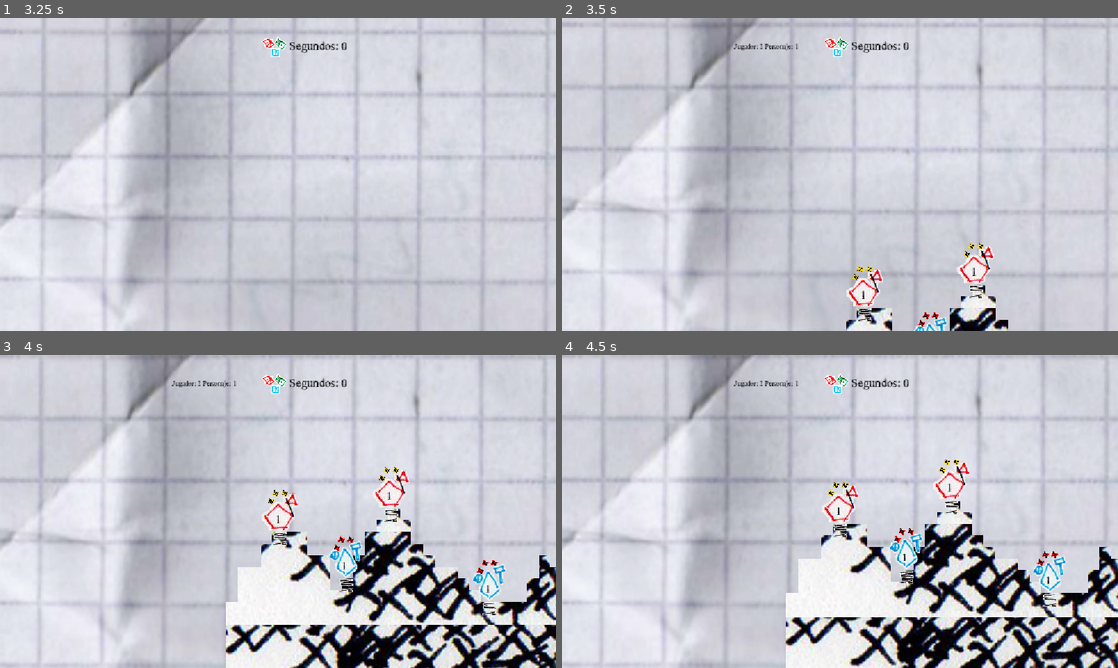
Above: before the commit, frames 1-4 (two rows, left to right).
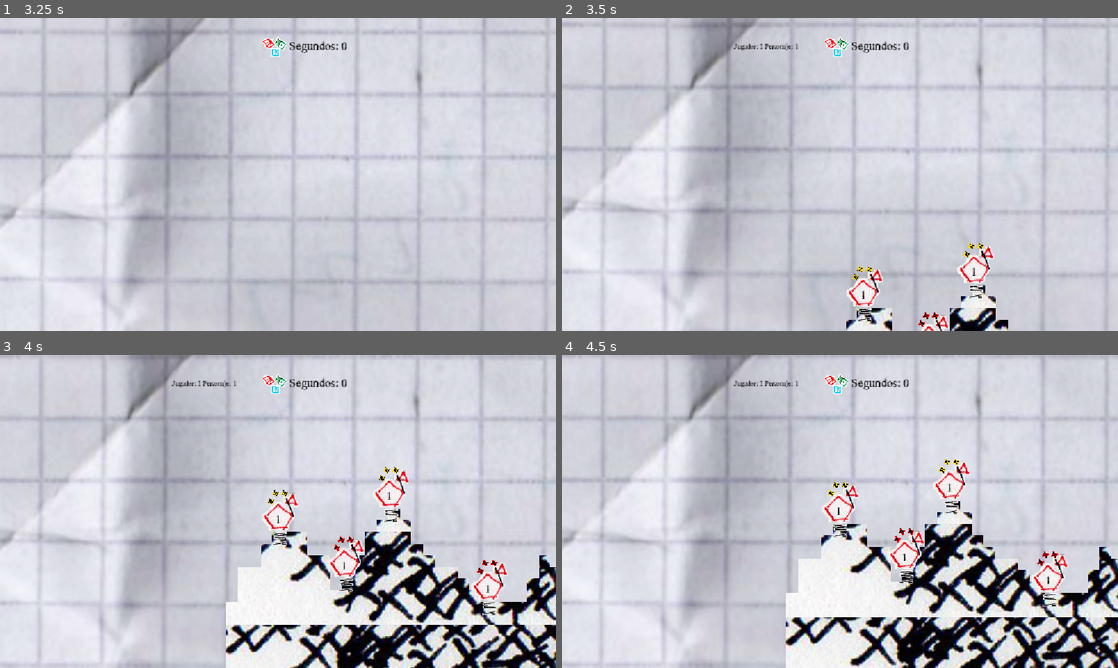
Above: after the commit, the same moments.

Repository: Pablo7776/Motores_Graficos
Game: Godot game, scene res://Escenas/menu_principal.tscn
Same seed, same stepped clock (60 frames per second), same inputs: the game is played once before the commit and once after it. The engine's default icon, where the game draws it, is replaced by a stand-in: a white triangle on a blue panel in a dark square.
Inputs (mouse positions are in pixels of both pictures, inside the frame that each line leads up to):
- Up to frame 1 (3.25 s): click "INICIAR" at 0.5 s; click "VOLVER" at 1.25 s; click "INICIAR" at 2 s; click "CONTINUAR" at 2.75 s
- Up to frame 2 (3.5 s): no input
- Up to frame 3 (4 s): move the mouse to (400, 495) at 3.52 s; hold Right (mover_derecha) from 3.53 s (still down); click (400, 495) at 3.6 s; tap Space (saltar) at 3.77 s
- Up to frame 4 (4.5 s): keep holding Right (mover_derecha); move the mouse to (728, 527) at 4.27 s; click (728, 527) at 4.35 s

Frame 1 is identical in both runs. In frame 2, 0.1% of the frame differs, in the area x 63-70%, y 94-100%; in frame 3, 0.8%; in frame 4, 0.8%, in the area x 58-91%, y 56-81%.

Commit message:
creacion de castigador y cavador
nuevos pj

Diff:
--- a/da-2-zafarrancho/gestor_de_turnos_v_2.gd
+++ b/da-2-zafarrancho/gestor_de_turnos_v_2.gd
@@ -34,7 +34,7 @@
 	for i in range(jugadores):
 		equipos[i] = {"turno_propio": turno_personaje, "personajes_propios":[]}
 		for j in range(personajes):
-			var tipo_de_clase = "base"
+			var tipo_de_clase = "cavador"
 			if clases_elegidas.size() > 0:
 				tipo_de_clase = clases_elegidas[i][j]
 			#var nuevo_pj = personaje.instantiate()
--- a/da-2-zafarrancho/modulos/componentes/SpawnerPersonajes.tscn
+++ b/da-2-zafarrancho/modulos/componentes/SpawnerPersonajes.tscn
@@ -2,9 +2,11 @@
 
 [ext_resource type="Script" uid="uid://btwta2pq7ipav" path="res://modulos/componentes/spawner_personajes.gd" id="1_vk8of"]
 [ext_resource type="PackedScene" uid="uid://canl8j7cm4psw" path="res://modulos/personajes/personaje_base.tscn" id="2_l1u7n"]
-[ext_resource type="PackedScene" uid="uid://2ttgvq48wkkb" path="res://modulos/personajes/cazador.tscn" id="3_dsm6w"]
+[ext_resource type="PackedScene" uid="uid://jigvumupmit3" path="res://modulos/personajes/cavador.tscn" id="3_dsm6w"]
+[ext_resource type="PackedScene" uid="uid://cyg0oj2jvgiw4" path="res://modulos/personajes/castigador.tscn" id="4_mrlyp"]
 
 [node name="SpawnerPersonajes" type="Node" unique_id=153230285]
 script = ExtResource("1_vk8of")
 personaje_base = ExtResource("2_l1u7n")
-personaje_cazador = ExtResource("3_dsm6w")
+personaje_cavador = ExtResource("3_dsm6w")
+personaje_castigador = ExtResource("4_mrlyp")
--- a/da-2-zafarrancho/modulos/componentes/spawner_personajes.gd
+++ b/da-2-zafarrancho/modulos/componentes/spawner_personajes.gd
@@ -3,8 +3,8 @@
 
 
 @export var personaje_base : PackedScene
-@export var personaje_arquero : PackedScene
-@export var personaje_otro : PackedScene
+@export var personaje_cavador : PackedScene
+@export var personaje_castigador : PackedScene
 
 func crear_personaje(tipo:String, jugador_id:int, indice:int, espacio: PhysicsDirectSpaceState2D):
 	var escena : PackedScene
@@ -12,10 +12,10 @@
 	match tipo:
 		"base":
 			escena = personaje_base
-		"arquero":
-			escena = personaje_arquero
-		"otro":
-			escena = personaje_otro
+		"cavador":
+			escena = personaje_cavador
+		"castigador":
+			escena = personaje_castigador
 
 	var pj = escena.instantiate()
 
--- /dev/null
+++ b/da-2-zafarrancho/modulos/personajes/castigador.gd
@@ -0,0 +1,13 @@
+extends PersonajeBase
+class_name Castigador
+
+func asignar_animacion():
+	var escena_sprite = preload("res://Escenas/Personajes/sprite_pj_1.tscn")
+
+	animacion = escena_sprite.instantiate()
+	visuales_flipeables.add_child(animacion)
+
+	for child in visuales_flipeables.get_children():
+		if child.has_method("play"):
+			animacion = child
+			break
--- /dev/null
+++ b/da-2-zafarrancho/modulos/personajes/castigador.tscn
@@ -0,0 +1,5 @@
+[gd_scene format=3 uid="uid://cyg0oj2jvgiw4"]
+
+[ext_resource type="PackedScene" uid="uid://canl8j7cm4psw" path="res://modulos/personajes/personaje_base.tscn" id="1_df3hh"]
+
+[node name="PersonajeBase" unique_id=1880926583 instance=ExtResource("1_df3hh")]
--- /dev/null
+++ b/da-2-zafarrancho/modulos/personajes/cavador.gd
@@ -0,0 +1,13 @@
+extends PersonajeBase
+class_name Cavador
+
+func asignar_animacion():
+	var escena_sprite = preload("res://Escenas/Personajes/sprite_pj_2.tscn")
+
+	animacion = escena_sprite.instantiate()
+	visuales_flipeables.add_child(animacion)
+
+	for child in visuales_flipeables.get_children():
+		if child.has_method("play"):
+			animacion = child
+			break
--- /dev/null
+++ b/da-2-zafarrancho/modulos/personajes/cavador.tscn
@@ -0,0 +1,7 @@
+[gd_scene format=3 uid="uid://jigvumupmit3"]
+
+[ext_resource type="PackedScene" uid="uid://canl8j7cm4psw" path="res://modulos/personajes/personaje_base.tscn" id="1_ss3fh"]
+[ext_resource type="Script" uid="uid://cdevpg5oaqytf" path="res://modulos/personajes/cavador.gd" id="2_1ay5c"]
+
+[node name="PersonajeBase" unique_id=1880926583 instance=ExtResource("1_ss3fh")]
+script = ExtResource("2_1ay5c")
--- a/da-2-zafarrancho/modulos/personajes/cazador.tscn
+++ /dev/null
@@ -1,8 +0,0 @@
-[gd_scene format=3 uid="uid://2ttgvq48wkkb"]
-
-[ext_resource type="PackedScene" uid="uid://canl8j7cm4psw" path="res://modulos/personajes/personaje_base.tscn" id="1_v1lea"]
-[ext_resource type="PackedScene" uid="uid://b7wgqnc3y8xvd" path="res://Escenas/Personajes/sprite_pj_2.tscn" id="2_4fma3"]
-
-[node name="PersonajeBase" unique_id=1880926583 instance=ExtResource("1_v1lea")]
-
-[node name="SpritePJ2" parent="VisualesFlipeables" parent_id_path=PackedInt32Array(416265463) index="1" unique_id=1616530956 instance=ExtResource("2_4fma3")]
--- a/da-2-zafarrancho/modulos/personajes/personaje_base.gd
+++ b/da-2-zafarrancho/modulos/personajes/personaje_base.gd
@@ -71,6 +71,7 @@
 	##animacion = $VisualesFlipeables/SpritePJ1
 
 func asignar_animacion():
+
 	var escena_sprite : PackedScene
 
 	# Decide qué escena cargar dependiendo del jugador_id
Not shown, added: da-2-zafarrancho/modulos/personajes/castigador.gd.uid
Not shown, added: da-2-zafarrancho/modulos/personajes/cavador.gd.uid
